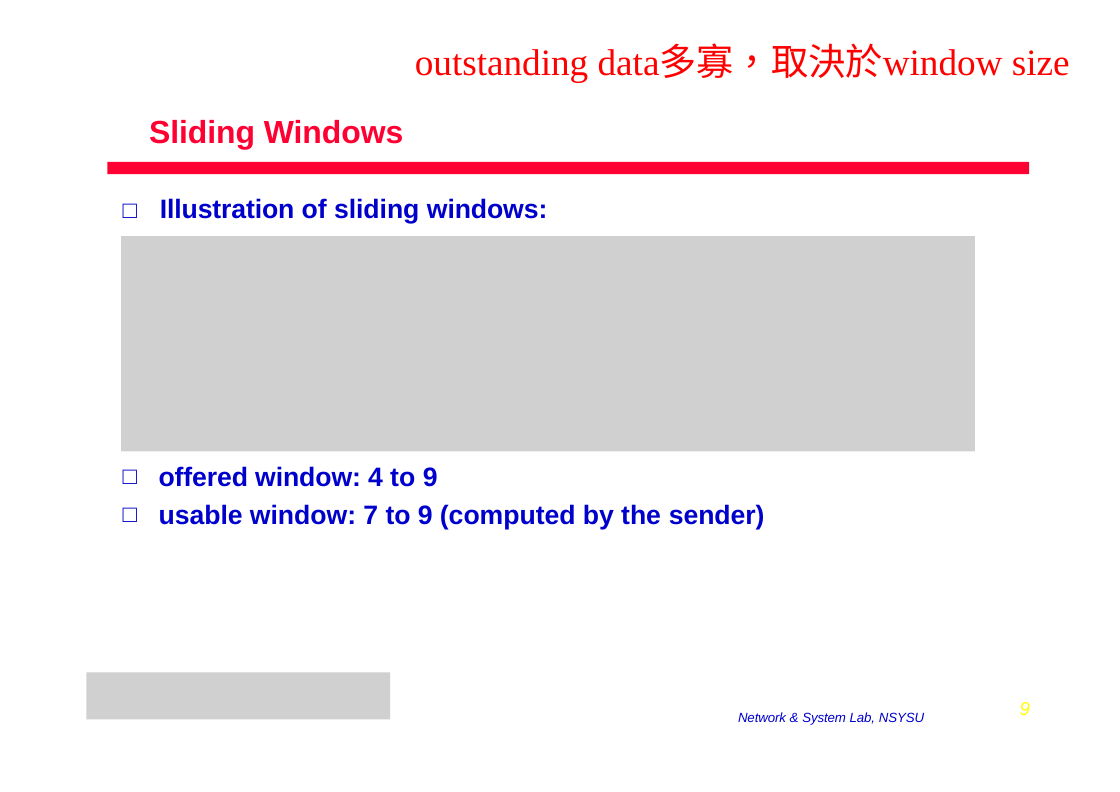
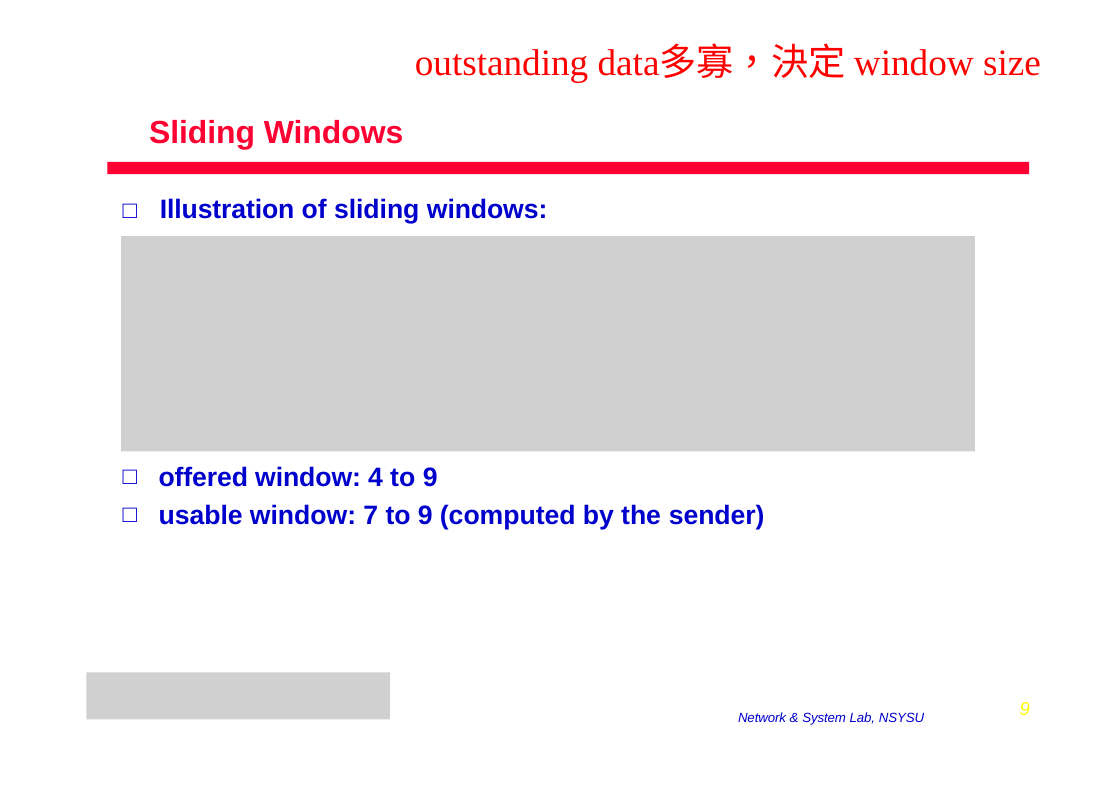
Before and after one commit to MikSuki/TCPIP, a slide deck: slide 9 of textbooks/Ch20.pptx. Drawn at 1120x792 pixels with LibreOffice and Linux fonts; fonts in the diff are those of the drawing; grey boxes stand for pictures. Boxes give left, top, right and bottom in pixels: in the first picture for what was removed or moved away, otherwise in the second. Text is boxed around its words. In the diff, an @@ line names an element or a change of style, - is before the commit and + after.

```diff
--- a/textbooks/Ch20.pptx
+++ b/textbooks/Ch20.pptx
@@ text at (415, 46, 1041, 82): text changed @@
-outstanding data多寡，取決於window size
+outstanding data多寡，決定 window size
```
Also in this commit, not shown: 2 other slides changed, 4 other files.
